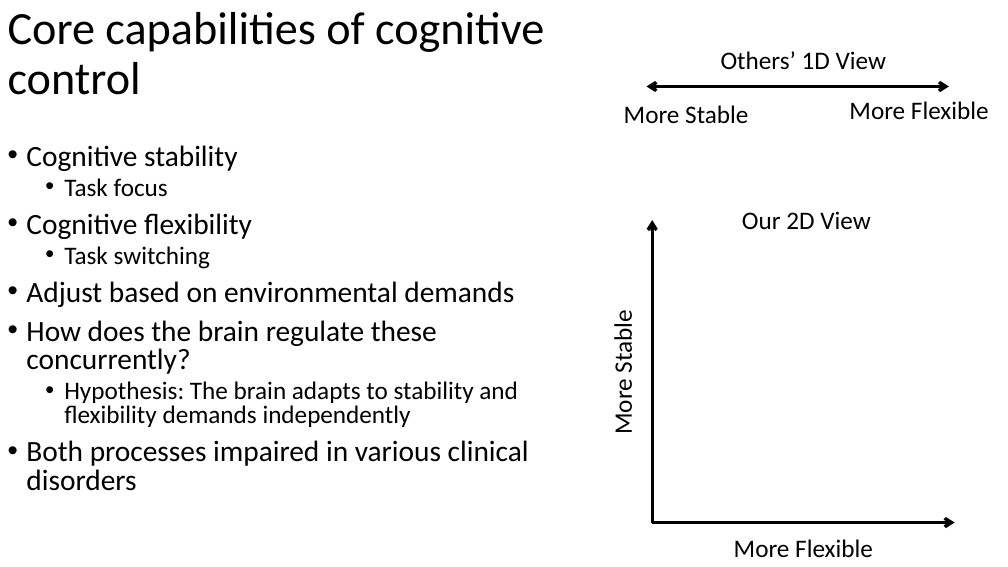
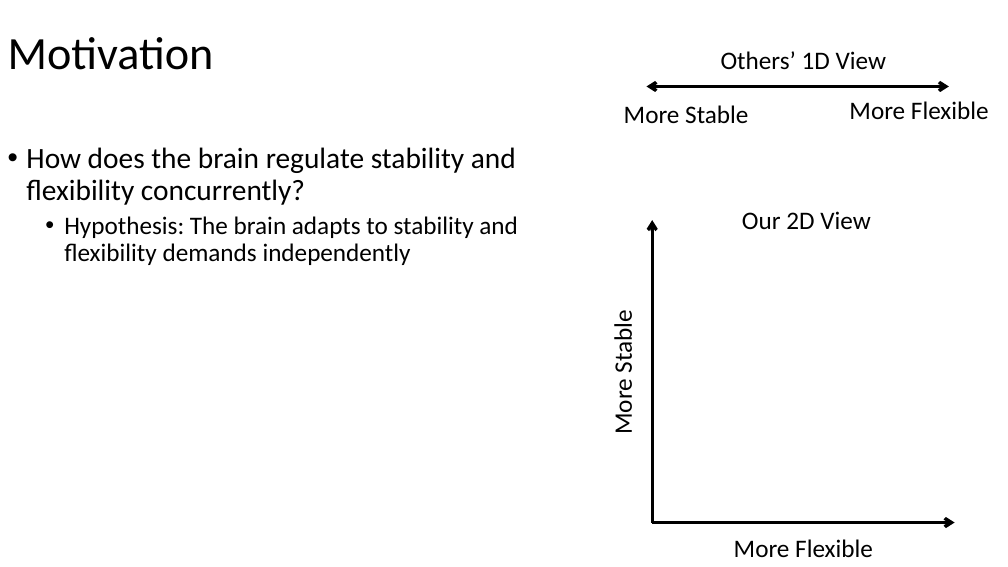
Before and after one commit to jimzhang629/third_year_talk, a slide deck: slide 15 of thirdYearTalk_JZ1.pptx (slide 23 before the commit). Drawn at 1008x567 pixels with LibreOffice and Linux fonts; fonts in the diff are those of the drawing. Boxes give left, top, right and bottom in pixels: in the first picture for what was removed or moved away, otherwise in the second. Text is boxed around its words. In the diff, an @@ line names an element or a change of style, - is before the commit and + after.

```diff
--- a/thirdYearTalk_JZ1.pptx
+++ b/thirdYearTalk_JZ1.pptx
@@ title at (x1=8, y1=37, x2=214, y2=70): text changed @@
-Core capabilities of cognitive control
+Motivation
@@ text at (x1=26, y1=147, x2=516, y2=205): text changed @@
-• Cognitive stability
-  • Task focus
-• Cognitive flexibility
-  • Task switching
-• Adjust based on environmental demands
-• How does the brain regulate these concurrently?
+• How does the brain regulate stability and flexibility concurrently?
@@ text at (x1=64, y1=216, x2=518, y2=265): line spacing 0.8 to 0.9 @@
@@ text at (x1=26, y1=440, x2=529, y2=491): paragraph removed @@
-• Both processes impaired in various clinical disorders
```
Also in this commit, not shown: 4 other slides changed, 5 slides added, 10 slides removed.
